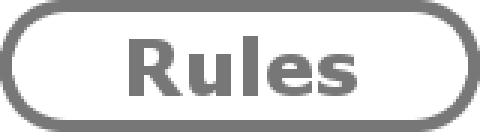
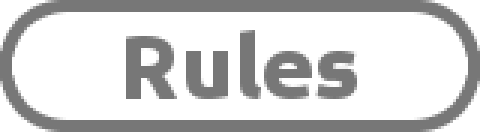
Before/after of a w=480, h=132 layered artwork. What changed in the layer stack:
hid "Rules" over [129, 36, 357, 96]
added layer "Rules Ubuntu" above "Borders 95 rounded" over [126, 30, 357, 99]
